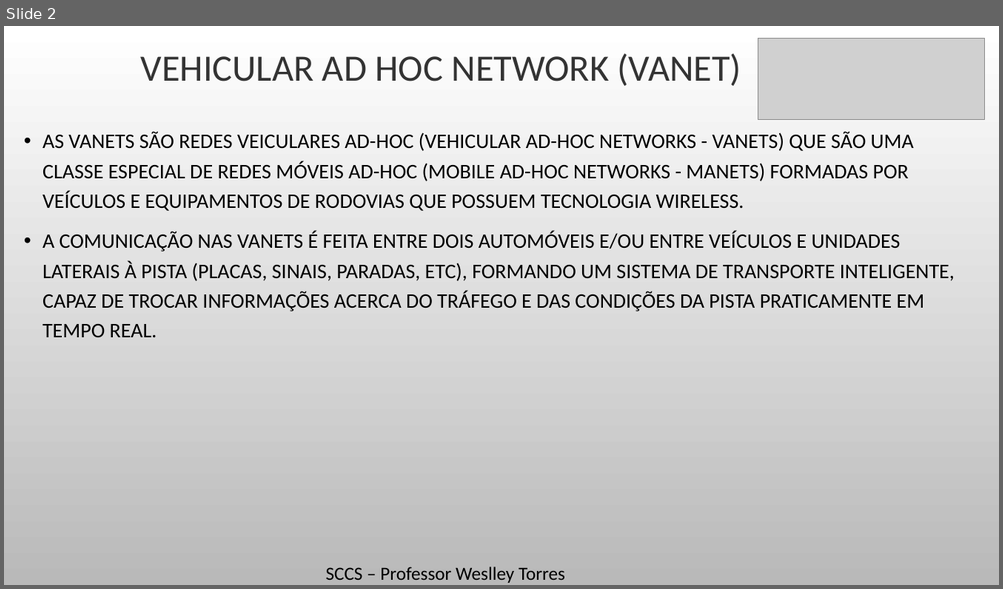
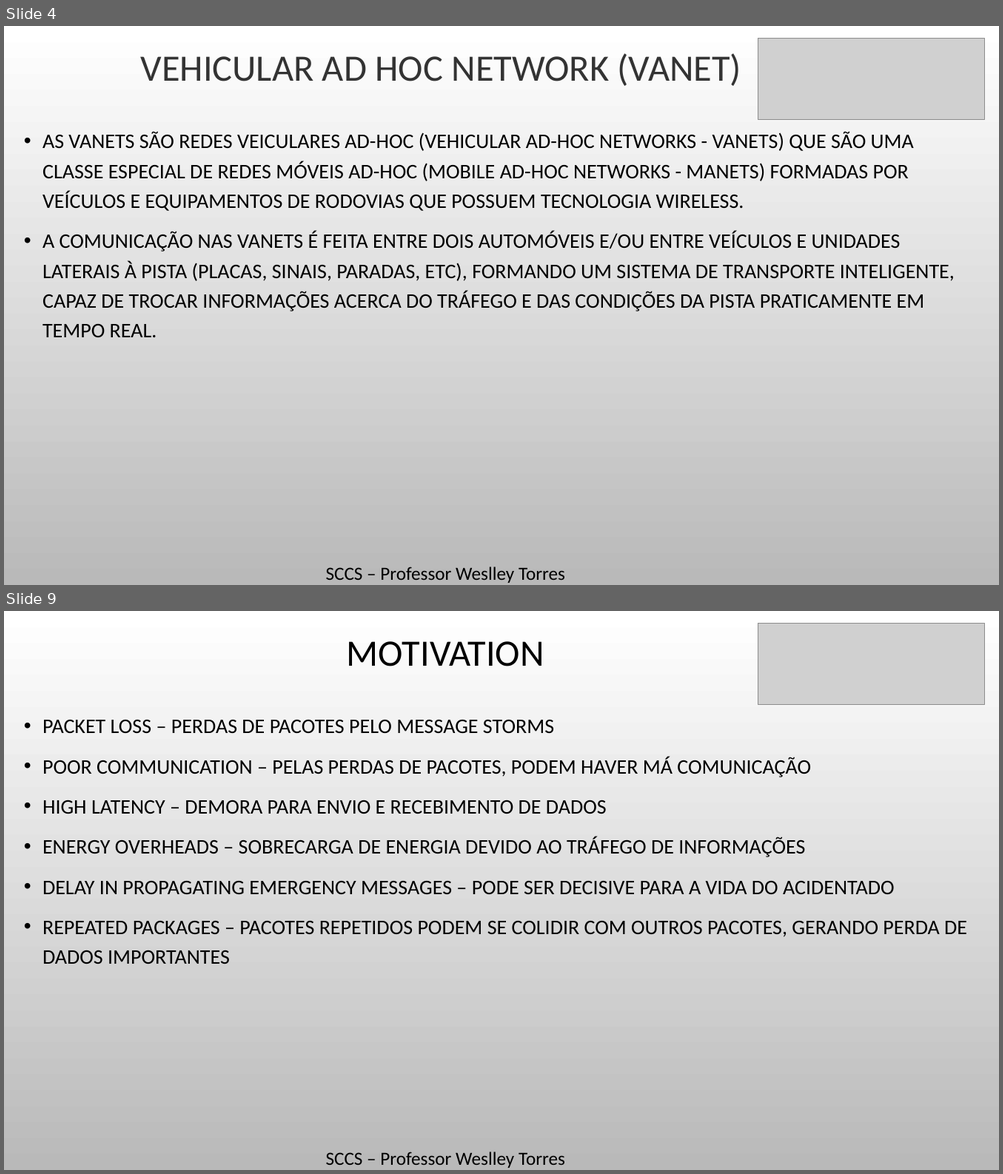
Before and after one commit to Massatoshi/SCCS-Trabalho, a slide deck: PPTS/VANET-Explicações.pptx. Shown one above the other, each under a label of ours: slide 2 before the commit, slides 4 and 9 after it; the slides between them are not shown. The pictures are 1003x589 and 1003x1174 pixels, drawn with LibreOffice and Linux fonts; fonts in the diff are those of the drawing; grey boxes stand for pictures; background and template pictures are left out. Boxes give left, top, right and bottom in pixels: in the first picture for what was removed or moved away, otherwise in the second. Text is boxed around its words. In the diff, an @@ line names an element or a change of style, - is before the commit and + after.

```diff
--- a/PPTS/VANET-Explicações.pptx
+++ b/PPTS/VANET-Explicações.pptx
@@ slide 9 added at [4,611,999,1170], background picture (left out) @@
@@ picture added at [758,623,984,704] @@
@@ title added at [347,641,544,667], 36 pt, text #000000 @@
+MOTIVATION
@@ text added at [42,720,967,964], 20 pt, text #000000 @@
+• PACKET LOSS – PERDAS DE PACOTES PELO MESSAGE STORMS
+• POOR COMMUNICATION – PELAS PERDAS DE PACOTES, PODEM HAVER MÁ COMUNICAÇÃO
+• HIGH LATENCY – DEMORA PARA ENVIO E RECEBIMENTO DE DADOS
+• ENERGY OVERHEADS – SOBRECARGA DE ENERGIA DEVIDO AO TRÁFEGO DE INFORMAÇÕES
+• DELAY IN PROPAGATING EMERGENCY MESSAGES – PODE SER DECISIVE PARA A VIDA DO ACIDENTADO
+• REPEATED PACKAGES – PACOTES REPETIDOS PODEM SE COLIDIR COM OUTROS PACOTES, GERANDO PERDA DE DADOS IMPORTANTES
@@ text added at [326,1152,565,1168], 18 pt, text #000000 @@
+SCCS – Professor Weslley Torres
@@ what was slide 2 is now slide 4 @@
```
Also in this commit, not shown: 5 slides changed, 4 other slides added, 1 other file.
